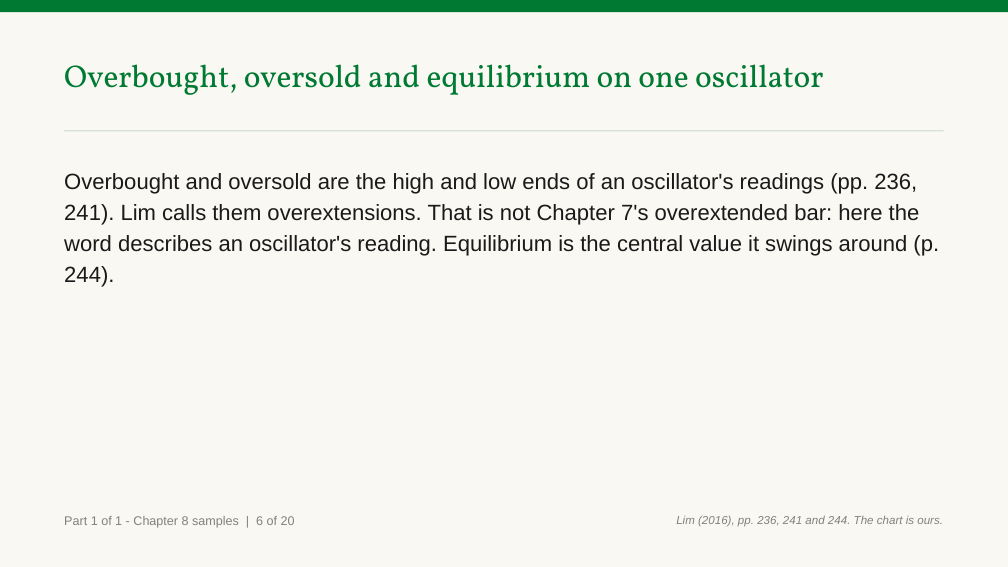
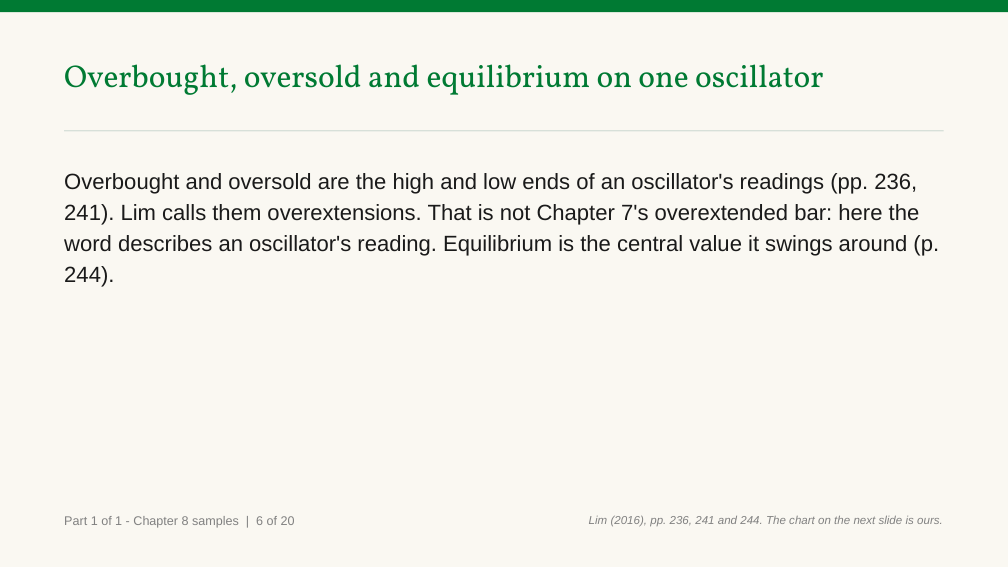
Before and after one commit to benjiesotelo-sudo/Telos_FIN1209, a slide deck: slide 8 of chapter-08/FIN1209-Chapter-08.pptx. Drawn at 1008x567 pixels with LibreOffice and Linux fonts; fonts in the diff are those of the drawing. Boxes give left, top, right and bottom in pixels: in the first picture for what was removed or moved away, otherwise in the second. Text is boxed around its words. In the diff, an @@ line names an element or a change of style, - is before the commit and + after.

```diff
--- a/chapter-08/FIN1209-Chapter-08.pptx
+++ b/chapter-08/FIN1209-Chapter-08.pptx
@@ text at [589, 515, 943, 527]: text changed @@
-Lim (2016), pp. 236, 241 and 244. The chart is ours.
+Lim (2016), pp. 236, 241 and 244. The chart on the next slide is ours.
```
Also in this commit, not shown: 8 other slides changed, 2 other files.
